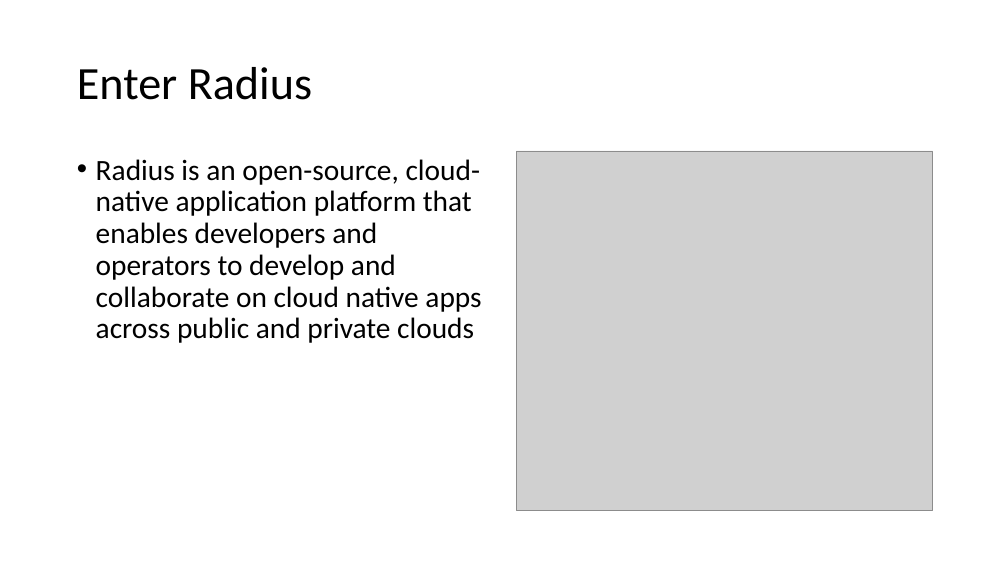
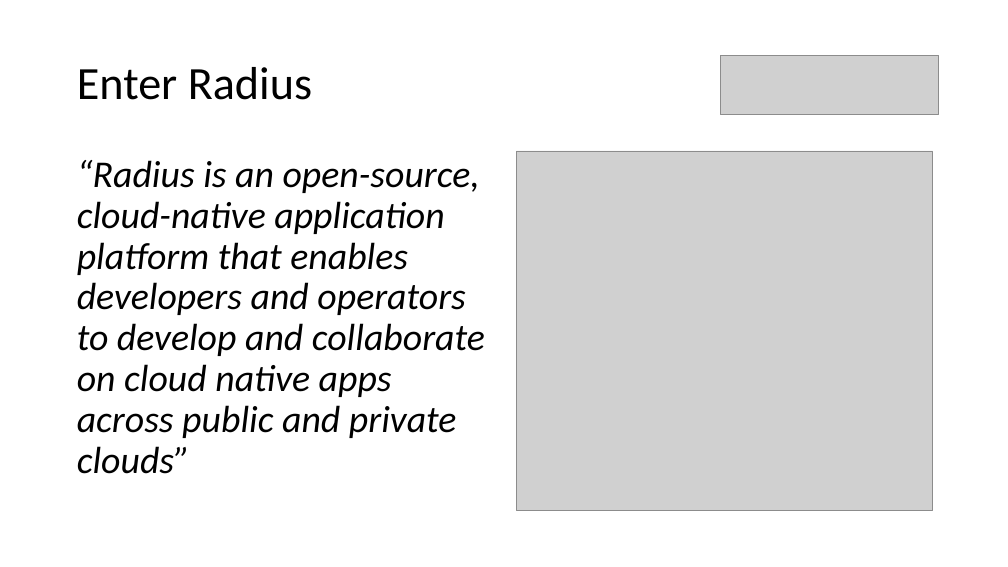
Before and after one commit to willvelida/talks, a slide deck: slide 5 of intro-to-radius/Presentation.pptx (slide 4 before the commit). Drawn at 1008x567 pixels with LibreOffice and Linux fonts; fonts in the diff are those of the drawing; grey boxes stand for pictures. Boxes give left, top, right and bottom in pixels: in the first picture for what was removed or moved away, otherwise in the second. Text is boxed around its words. In the diff, an @@ line names an element or a change of style, - is before the commit and + after.

Commit message:
Adding Radius talk

```diff
--- a/intro-to-radius/Presentation.pptx
+++ b/intro-to-radius/Presentation.pptx
@@ picture added at (721, 55, 939, 115) @@
@@ text at (77, 160, 485, 474): text changed; size 28 to 36 pt; italic on @@
-• Radius is an open-source, cloud-native application platform that enables developers and operators to develop and collaborate on cloud native apps across public and private clouds
+“Radius is an open-source, cloud-native application platform that enables developers and operators to develop and collaborate on cloud native apps across public and private clouds”
```
Also in this commit, not shown: 8 other slides changed, 8 slides added, 1 slide removed, 8 other files.
